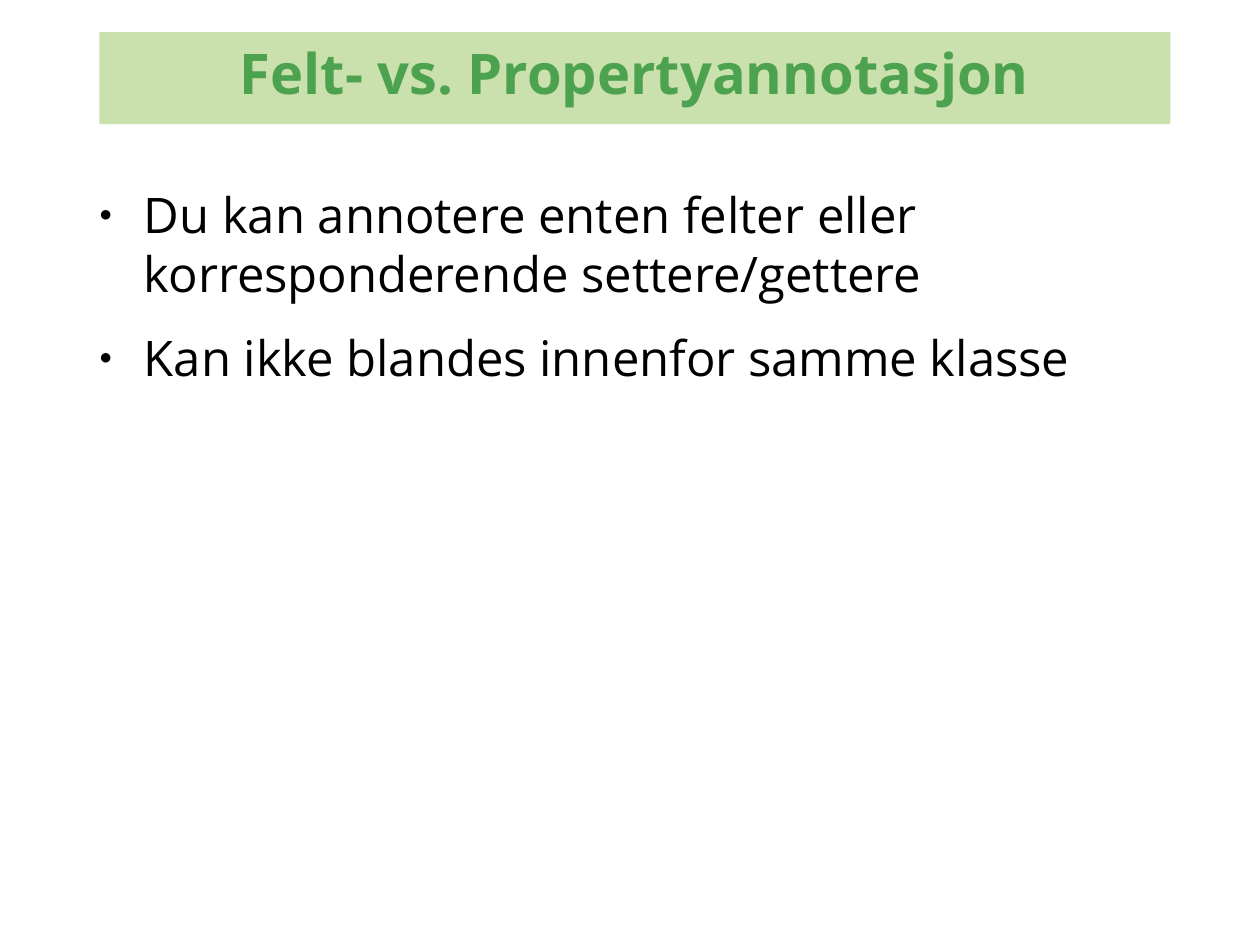
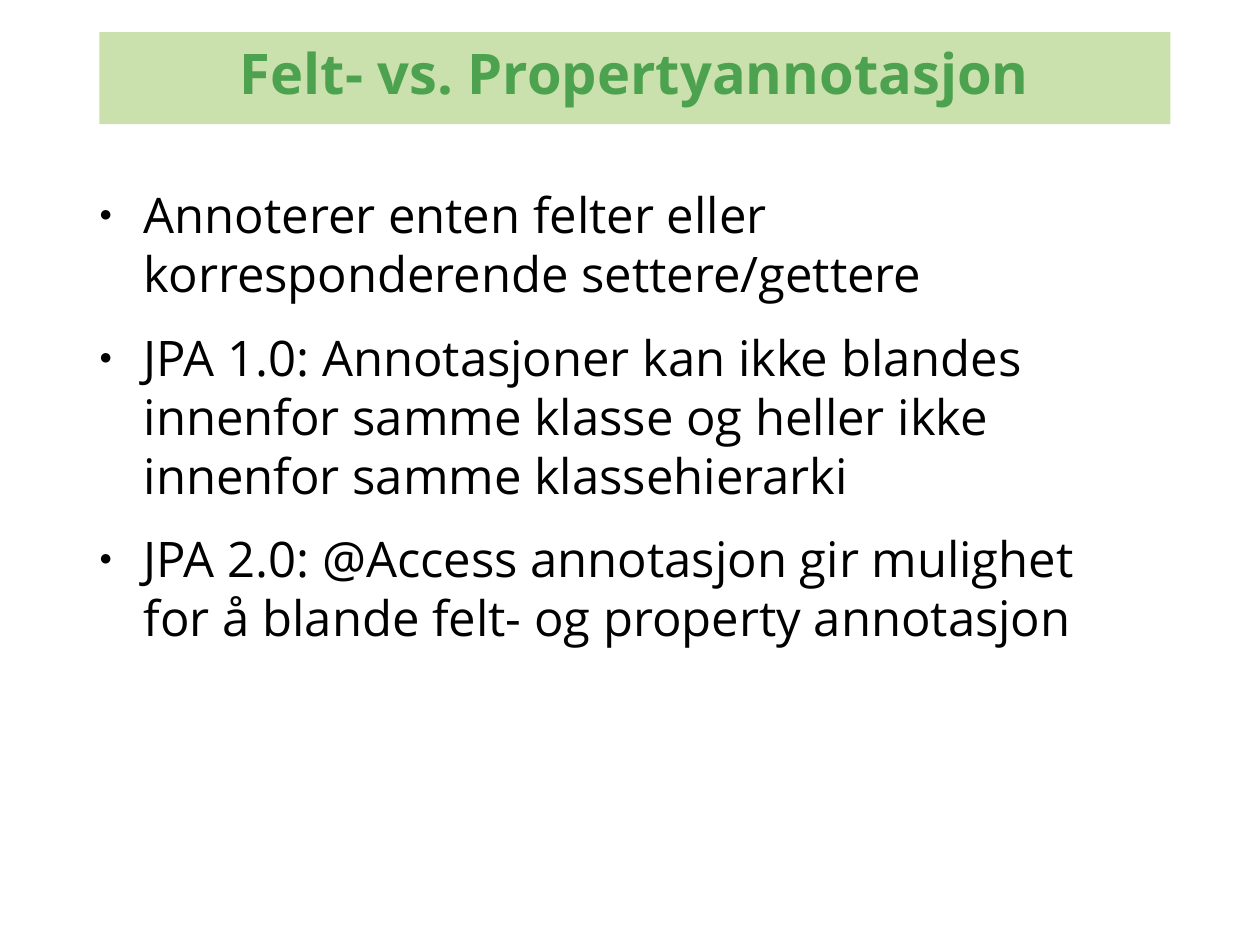
Before and after one commit to kenglxn/seam-maven-refimpl, a slide deck: slide 9 of sandbox/loo/jpa-continued/jpa-continued.odp (slide 8 before the commit). Drawn at 1260x945 pixels with LibreOffice and Linux fonts; fonts in the diff are those of the drawing; background and template pictures are left out. Boxes give left, top, right and bottom in pixels: in the first picture for what was removed or moved away, otherwise in the second. Text is boxed around its words. In the diff, an @@ line names an element or a change of style, - is before the commit and + after.

```diff
--- a/sandbox/loo/jpa-continued/jpa-continued.odp
+++ b/sandbox/loo/jpa-continued/jpa-continued.odp
@@ text at (144,195,1074,648): text changed @@
-● Du kan annotere enten felter eller korresponderende settere/gettere
-● Kan ikke blandes innenfor samme klasse
+● Annoterer enten felter eller korresponderende settere/gettere
+● JPA 1.0: Annotasjoner kan ikke blandes innenfor samme klasse og heller ikke innenfor samme klassehierarki
+● JPA 2.0: @Access annotasjon gir mulighet for å blande felt- og property annotasjon
```
Also in this commit, not shown: 22 other slides changed, 6 slides added, 1 other file.
